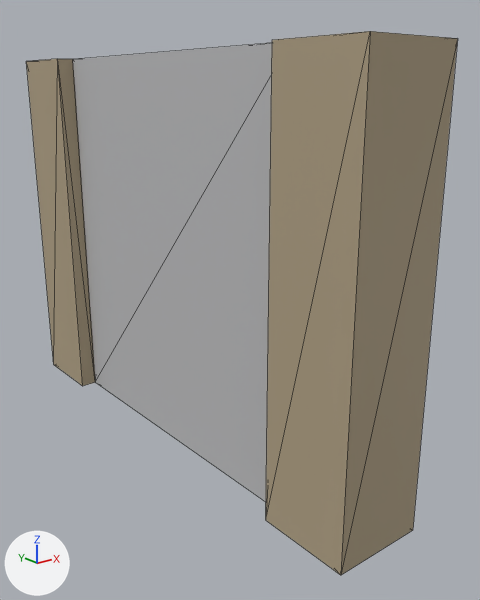
An edit to the OBJ model assets/models/Wood_Wall_Cross_01.obj, drawn before and after from the same camera.
Before and after are seen from a 50 mm camera at (-2.1, -3.11, 2.01) aimed at (0.19, -0.25, 0.86). The axes (+X, +Y, +Z) are drawn at lower left. The lights are the same throughout. Mesh edges are drawn as thin lines. Where no turn or scale is listed for an object, it has been applied to the vertices.

Names of what the first picture shows: 'Mesh1_Wood_Wall_Cross_Model'.
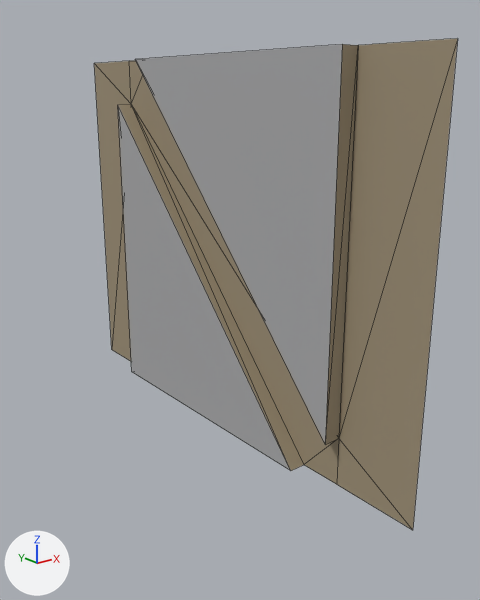
Location of each change, (x1, y1, x2, y2) in pixels of the pictures (480 x 600 px):
```json
{"object": "Mesh1_Wood_Wall_Cross_Model", "change": "reshaped", "before": [26, 31, 458, 575], "after": [94, 38, 458, 530], "on screen": "16% narrower, 10% shorter"}
{"part": 1, "of": "me_mesh1_wood_wall_cross_model", "change": "deleted", "before": [26, 31, 458, 575]}
```

Scene script edits in JSON lines:
```json
{"block": "me_mesh1_wood_wall_cross_model", "where": "# used by ob_mesh1_wood_wall_cross_model"}
{"op": "remove", "block": "me_mesh1_wood_wall_cross_model", "code": "me_mesh1_wood_wall_cross_model.from_pydata(...)  # 32 vertices, 74 faces; spans x -0.25..0.25, y -1.5..1.5, z 0.0..2.2"}
{"op": "add", "block": "me_mesh1_wood_wall_cross_model", "code": "me_mesh1_wood_wall_cross_model.from_pydata(...)  # 18 vertices, 20 faces; spans x 0.15..0.25, y -1.5..1.5, z 0.0..2.2"}
{"block": "me_mesh1_wood_wall_cross_model", "change": "me_mesh1_wood_wall_cross_model part 1"}
{"block": "me_mesh1_wood_wall_cross_model", "change": "14 vertices are removed from x -0.25..0.15, y -1.5..1.5, z 0.0..2.2"}
{"block": "me_mesh1_wood_wall_cross_model", "change": "54 faces are deleted"}
{"op": "remove", "block": "me_mesh1_wood_wall_cross_model", "code": "me_mesh1_wood_wall_cross_model.materials.append(mat_light_stone)  # light grey #c6c6c8"}
```
